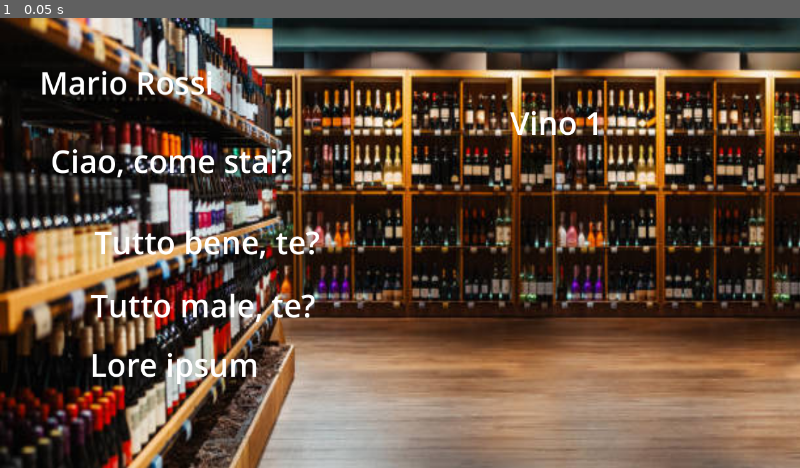
Above: before the commit, frame 1.
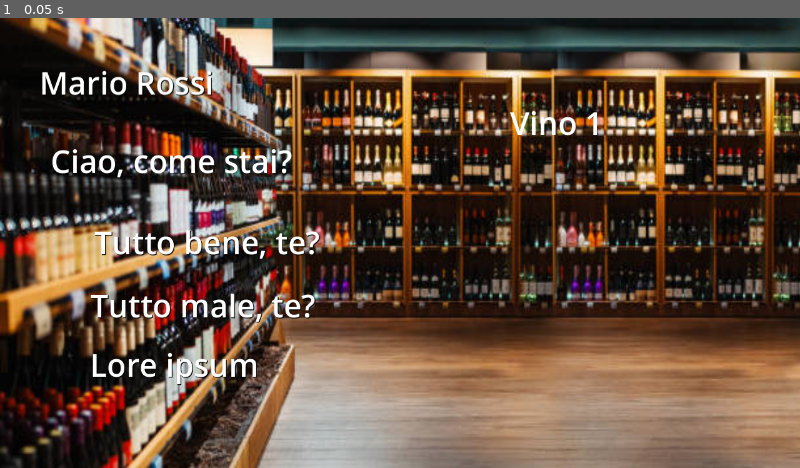
Above: after the commit, the same moment.

Repository: RodrigoLopezP/VinoDivinoGJ
Game: Godot game, scene res://scenes/vino_divino_game.tscn
Same seed, same stepped clock (60 frames per second), same inputs: the game is played once before the commit and once after it.
Inputs:
- Up to frame 1 (0.05 s): no input

The runs differ from the first frame. In frame 1, 0.4% of the frame differs, in the area x 8-40%, y 12-82%.

Commit message:
in.progress-implementing answer mechanism

Diff:
--- a/scenes/dialogue_scene.tscn
+++ b/scenes/dialogue_scene.tscn
@@ -1,6 +1,7 @@
-[gd_scene load_steps=2 format=3 uid="uid://dvuefd53vf3g3"]
+[gd_scene load_steps=3 format=3 uid="uid://dvuefd53vf3g3"]
 
 [ext_resource type="Script" uid="uid://d3bphpq57nbh1" path="res://scripts/dialogue_scene.gd" id="1_cno1m"]
+[ext_resource type="Script" uid="uid://d1swgrwovyn46" path="res://scripts/answer_1.gd" id="2_cno1m"]
 
 [node name="DialogueScene" type="Node2D"]
 script = ExtResource("1_cno1m")
@@ -11,8 +12,11 @@
 offset_right = 577.0
 offset_bottom = 243.0
 scale = Vector2(1, 0.991686)
+theme_override_colors/font_shadow_color = Color(0, 0, 0, 1)
+theme_override_colors/font_outline_color = Color(0, 0, 0, 1)
 theme_override_font_sizes/font_size = 50
 text = "CustomerName"
+metadata/_edit_use_anchors_ = true
 
 [node name="CustomerLine" type="Label" parent="."]
 offset_left = 81.0
@@ -21,30 +25,45 @@
 offset_bottom = 263.0
 theme_override_font_sizes/font_size = 50
 text = "CustomerLine"
+metadata/_edit_use_anchors_ = true
 
 [node name="Answer1" type="Label" parent="CustomerLine"]
+layout_mode = 0
 offset_left = 70.0
 offset_top = 130.0
 offset_right = 279.0
 offset_bottom = 199.0
+mouse_filter = 0
+theme_override_colors/font_shadow_color = Color(0, 0, 0, 1)
+theme_override_colors/font_outline_color = Color(0, 0, 0, 1)
 theme_override_font_sizes/font_size = 50
 text = "Answer1"
+script = ExtResource("2_cno1m")
+metadata/_edit_use_anchors_ = true
 
 [node name="Answer2" type="Label" parent="CustomerLine"]
+layout_mode = 0
 offset_left = 64.0
 offset_top = 231.0
 offset_right = 273.0
 offset_bottom = 300.0
+theme_override_colors/font_shadow_color = Color(0, 0, 0, 1)
+theme_override_colors/font_outline_color = Color(0, 0, 0, 1)
 theme_override_font_sizes/font_size = 50
 text = "Answer2"
+metadata/_edit_use_anchors_ = true
 
 [node name="Answer3" type="Label" parent="CustomerLine"]
+layout_mode = 0
 offset_left = 63.0
 offset_top = 326.0
 offset_right = 272.0
 offset_bottom = 395.0
+theme_override_colors/font_shadow_color = Color(0, 0, 0, 1)
+theme_override_colors/font_outline_color = Color(0, 0, 0, 1)
 theme_override_font_sizes/font_size = 50
 text = "Answer3"
+metadata/_edit_use_anchors_ = true
 
 [node name="WineDescription" type="Label" parent="."]
 offset_left = 816.0
@@ -53,3 +72,4 @@
 offset_bottom = 308.0
 theme_override_font_sizes/font_size = 50
 text = "WineList"
+metadata/_edit_use_anchors_ = true
--- /dev/null
+++ b/scripts/answer_1.gd
@@ -0,0 +1,13 @@
+extends Label
+
+signal label_clicked  #  Segnale personalizzato
+
+var next_line_id : int
+
+func _ready():
+	mouse_filter = Control.MOUSE_FILTER_STOP  # Rende la label cliccabile
+
+func _gui_input(event):
+	if event is InputEventMouseButton and event.pressed and event.button_index == MOUSE_BUTTON_LEFT:
+		print("Label Answer1 - Label cliccata!")
+		emit_signal("label_clicked")
--- a/scripts/dialogue_scene.gd
+++ b/scripts/dialogue_scene.gd
@@ -1,15 +1,25 @@
 extends Node2D
 @onready var Answer        := preload("res://scripts/answer.gd")
+var current_customer_id: int
+var current_line_id: int
 
 # Called when the node enters the scene tree for the first time.
 func _ready() -> void:
 
+	$CustomerLine/Answer1.connect("label_clicked", Callable(self, "_on_label_answer1_clicked"))
+
 	var customer_id = 1;
+	var customer_line_id = 1;
 
+	set_dialogue_scenario(customer_id, customer_line_id)
+
+	pass # Replace with function body.
+
+func set_dialogue_scenario(customer_id:int, customer_line_id:int) -> void:
 	var customer_name = get_customer_name(customer_id)
 	$CustomerName.text = customer_name
 
-	var customer_line = get_customer_line(customer_id)
+	var customer_line = get_customer_line(customer_line_id)
 	$CustomerLine.text= customer_line
 
 	var wine_list = get_wine_description(1)
@@ -20,16 +30,22 @@
 	var ansObj: Array[Answer] = answers_raw as Array[Answer]
 
 	set_multiple_answers(ansObj)
-	#var ans = AnswerClass.new();
 
-	pass # Replace with function body.
+	current_line_id = customer_line_id
+	current_customer_id = customer_id
+	pass
 
 func set_multiple_answers(answers) -> void:
 	print("Setting multiple answers for the line")
 
 	$CustomerLine/Answer1.text = answers[0].line
+	#$CustomerLine/Answer1.next_line_id= answers[0].id_next_line
+
 	$CustomerLine/Answer2.text = answers[1].line
+	#$CustomerLine/Answer2.next_line_id= answers[1].id_next_line
+
 	$CustomerLine/Answer3.text = answers[2].line
+	#$CustomerLine/Answer3.next_line_id= answers[2].id_next_line
 
 	pass
 
@@ -115,3 +131,8 @@
 # Called every frame. 'delta' is the elapsed time since the previous frame.
 func _process(delta: float) -> void:
 	pass
+
+func _on_label_answer1_clicked():
+	print("Answer 1 clicked")
+
+	var label: Label
Not shown, removed: icon.svg.import
Not shown, added: scripts/answer_1.gd.uid
